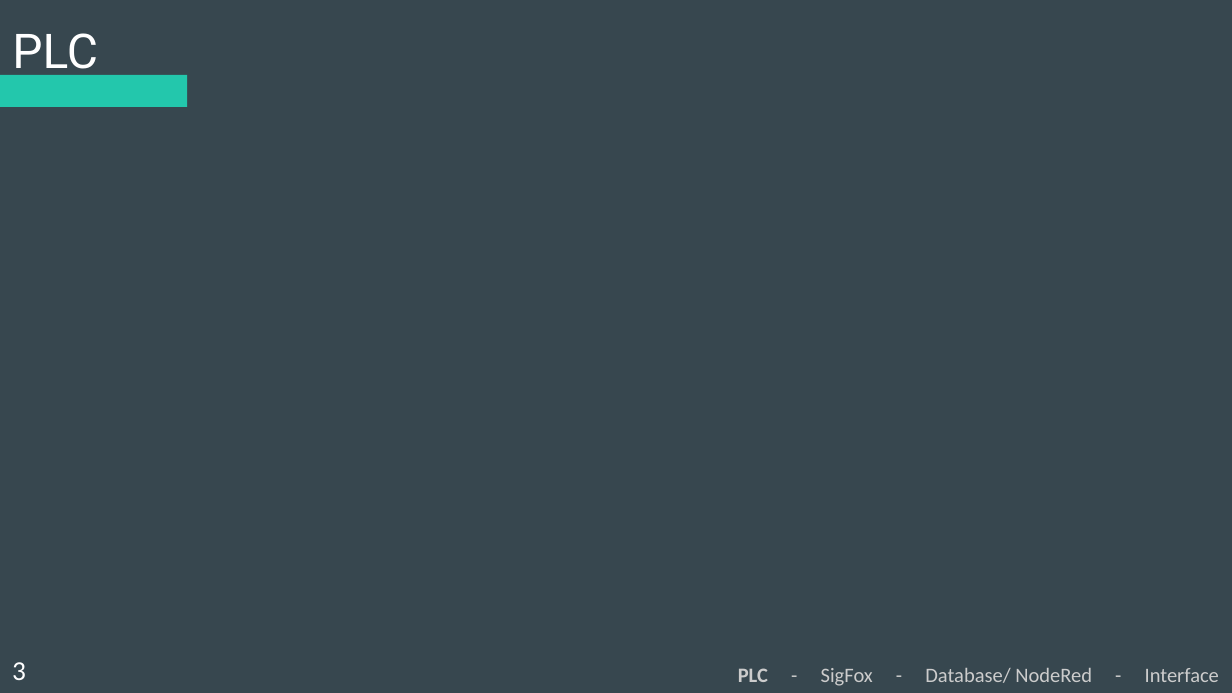
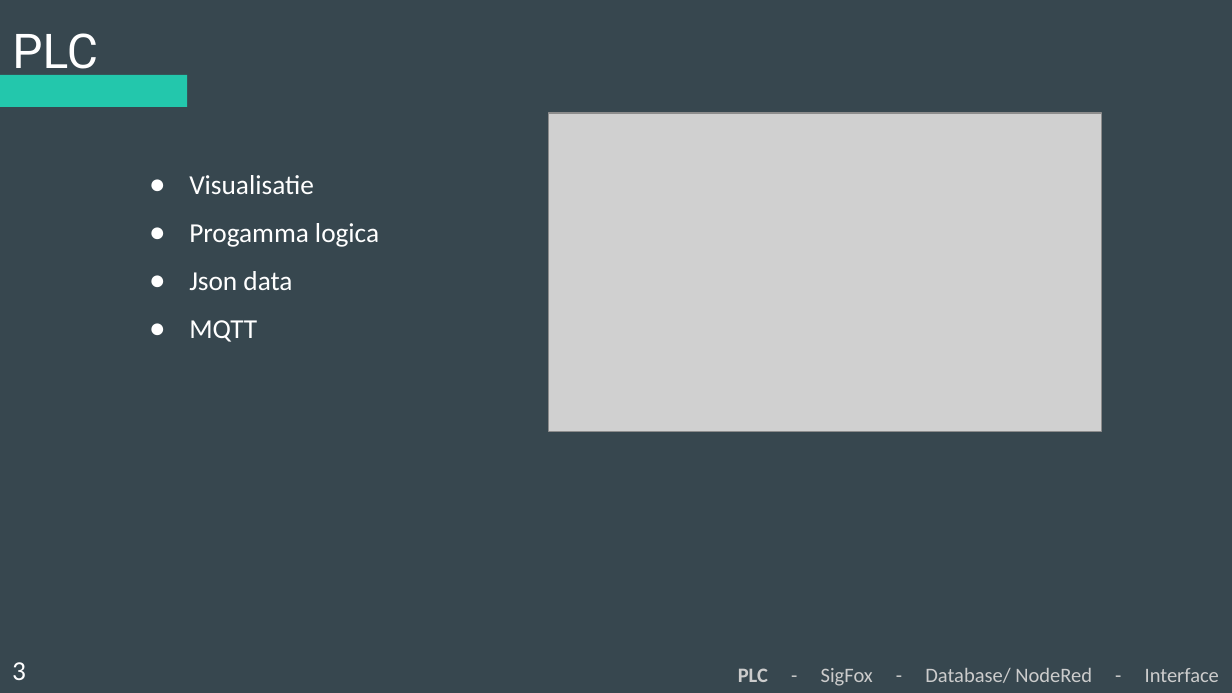
Before and after one commit to Koffiejoe/IA-EnOcean, a slide deck: slide 3 of Presentaties/5Wekelijkse PowerPoint/ppt_enocean.pptx. Drawn at 1232x693 pixels with LibreOffice and Linux fonts; fonts in the diff are those of the drawing; grey boxes stand for pictures. Boxes give left, top, right and bottom in pixels: in the first picture for what was removed or moved away, otherwise in the second. Text is boxed around its words. In the diff, an @@ line names an element or a change of style, - is before the commit and + after.

Commit message:
buso

```diff
--- a/Presentaties/5Wekelijkse PowerPoint/ppt_enocean.pptx
+++ b/Presentaties/5Wekelijkse PowerPoint/ppt_enocean.pptx
@@ picture added at (548, 113, 1101, 431) @@
@@ subtitle added at (189, 175, 379, 342), 16 pt, text #FFFFFF @@
+● Visualisatie
+● Progamma logica
+● Json data
+● MQTT
```
